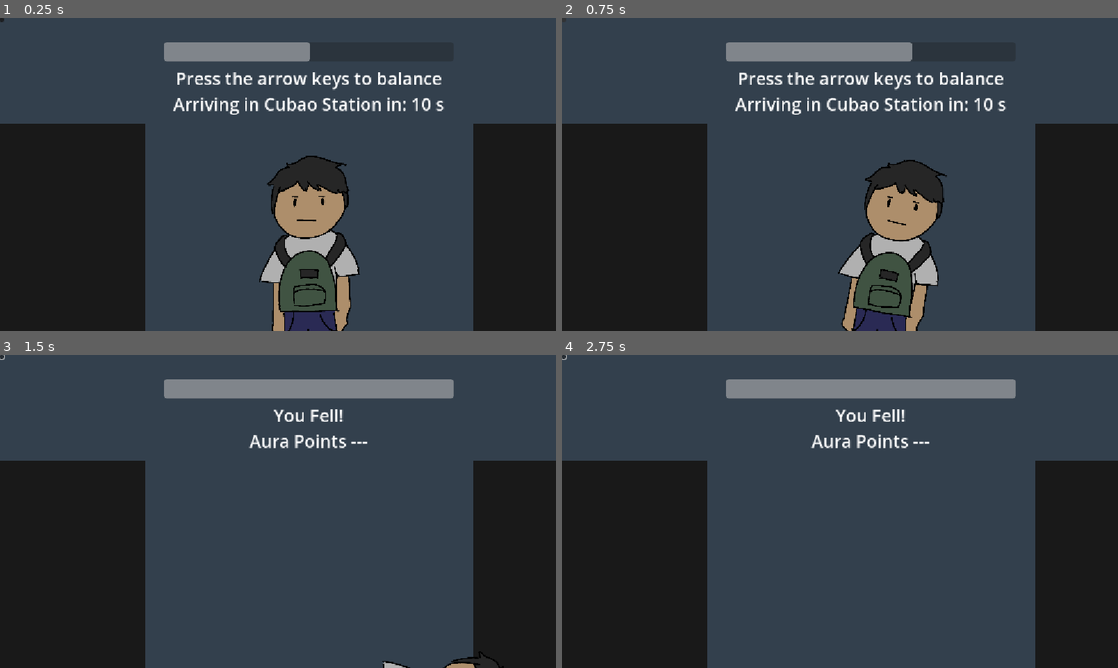
Above: before the commit, frames 1-4 (two rows, left to right).
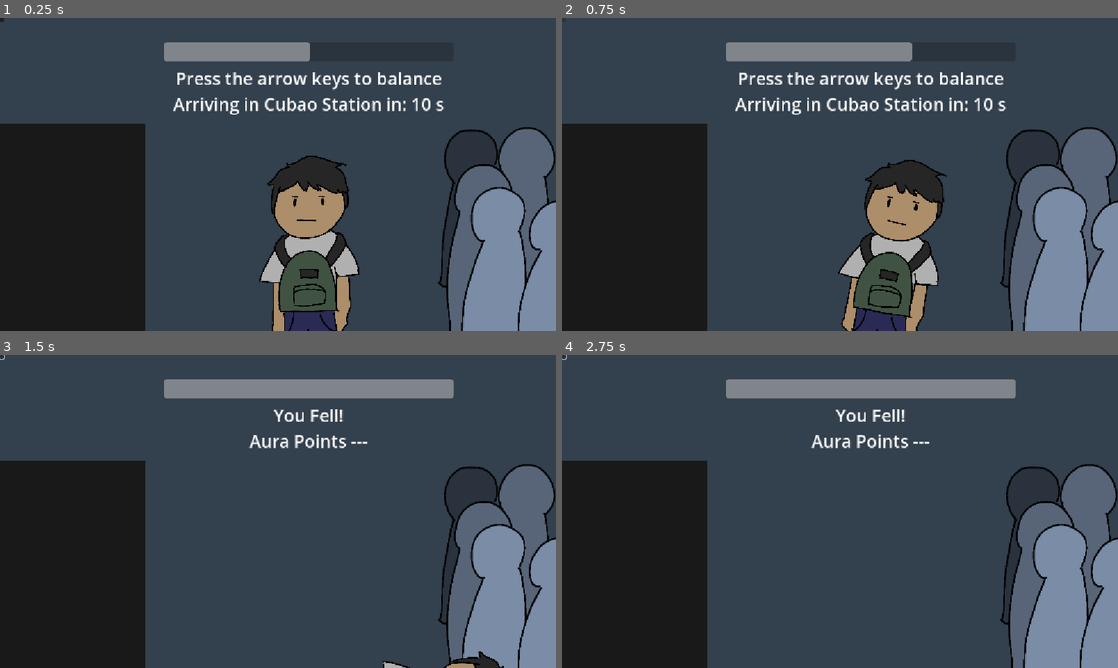
Above: after the commit, the same moments.

Repository: chry607/uniteam
Game: Godot game, scene res://minigames/lrt-balance/game_LRTbalance.tscn
Same seed, same stepped clock (60 frames per second), same inputs: the game is played once before the commit and once after it. This scene is started directly instead of the project's main scene.
Inputs (mouse positions are in pixels of both pictures, inside the frame that each line leads up to):
- Up to frame 1 (0.25 s): no input
- Up to frame 2 (0.75 s): click (562, 21) at 0.52 s
- Up to frame 3 (1.5 s): tap Enter at 1.25 s; move the mouse to (400, 495) at 1.27 s; hold Right from 1.28 s (still down); click (400, 495) at 1.42 s
- Up to frame 4 (2.75 s): release Right at 2 s; tap Space at 2 s; drag from (728, 527) to (812, 574) at 2.02 s

The runs differ from the first frame. In frame 1, 12% of the frame differs, in the area x 78-100%, y 33-100%; in frame 2, 12%; in frame 3, 12%; in frame 4, 12%.

Commit message:
added lrt crowd right sprite

Diff:
--- a/uniteam/minigames/lrt-balance/LRT_environment.gd
+++ b/uniteam/minigames/lrt-balance/LRT_environment.gd
@@ -1,8 +1,8 @@
 class_name TrainEnvironment extends Node2D
 
 var bg: ColorRect
-var crowd_left: ColorRect
-var crowd_right: ColorRect
+var crowd_left: ColorRect # Kept as ColorRect
+var crowd_right: Sprite2D # Changed to Sprite2D
 var original_bg_pos: Vector2
 
 func _init() -> void:
@@ -13,18 +13,19 @@
 	add_child(bg)
 	original_bg_pos = bg.position
 
-	# 2. Crowd Left
+	# 2. Crowd Left (Kept as the original black rectangle)
 	crowd_left = ColorRect.new()
 	crowd_left.color = Color(0.1, 0.1, 0.1)
 	crowd_left.set_size(Vector2(300, 500))
 	crowd_left.position = Vector2(0, 220)
 	bg.add_child(crowd_left)
 
-	# 3. Crowd Right
-	crowd_right = ColorRect.new()
-	crowd_right.color = Color(0.1, 0.1, 0.1)
-	crowd_right.set_size(Vector2(300, 500))
-	crowd_right.position = Vector2(980, 220)
+	# 3. Crowd Right (Now loads your custom PNG)
+	crowd_right = Sprite2D.new()
+	# REPLACE this path with your actual crowd PNG file path if it's different!
+	crowd_right.texture = preload("res://minigames/lrt-balance/lrt-crowd-right.png")
+	crowd_right.centered = false
+	crowd_right.position = Vector2(900, 220)
 	bg.add_child(crowd_right)
 
 func shake() -> void:
Binary file added: uniteam/minigames/lrt-balance/lrt-crowd-right.png
Not shown, added: uniteam/minigames/lrt-balance/lrt-crowd-right.png.import
